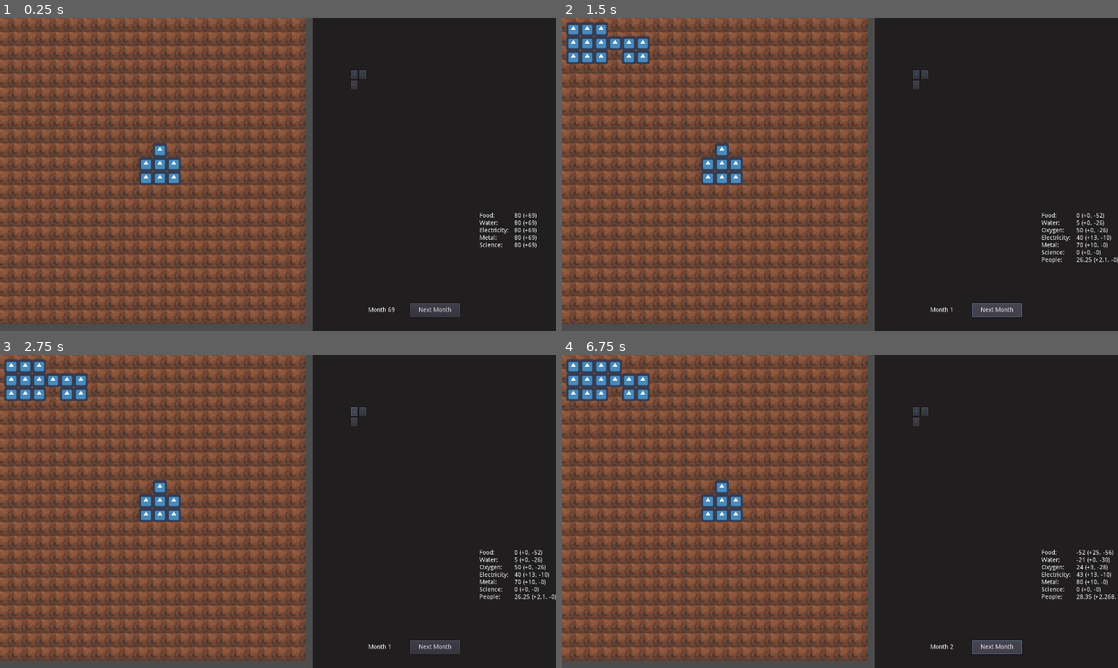
Above: before the commit, frames 1-4 (two rows, left to right).
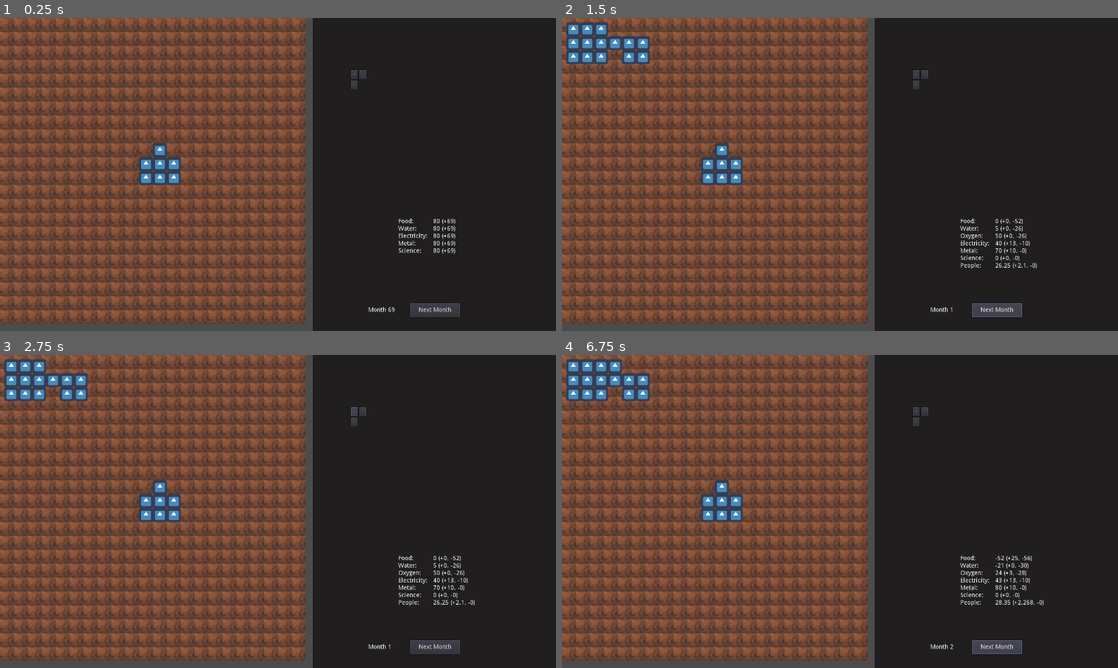
Above: after the commit, the same moments.

Repository: sirknightj/CEV-1
Game: Godot game, scene res://scenes/MainGameScene.tscn
Same seed, same stepped clock (60 frames per second), same inputs: the game is played once before the commit and once after it. The engine's default icon, where the game draws it, is replaced by a stand-in: a white triangle on a blue panel in a dark square.
Inputs (mouse positions are in pixels of both pictures, inside the frame that each line leads up to):
- Up to frame 1 (0.25 s): no input
- Up to frame 2 (1.5 s): click "Next Month" at 0.5 s; click "Next Month" at 1.25 s
- Up to frame 3 (2.75 s): click (355, 411) at 2 s
- Up to frame 4 (6.75 s): click (923, 411) at 2.75 s; click (917, 420) at 3.5 s; click (917, 411) at 4.25 s; click (923, 411) at 5 s; click (917, 420) at 5.75 s; click "Next Month" at 6.5 s

The runs differ from the first frame. In frame 1, 0.6% of the frame differs, in the area x 71-97%, y 62-76%; in frame 2, 0.9%; in frame 3, 0.9%; in frame 4, 1.0%, in the area x 71-100%, y 62-81%.

Commit message:
Move Sidebar data over and add export config + Fix non-existent signal (though it is still non-used)

Diff:
--- a/source/scenes/Sidebar.tscn
+++ b/source/scenes/Sidebar.tscn
@@ -32,10 +32,10 @@
 valign = 1
 
 [node name="ResourceLabel" type="Label" parent="."]
-margin_left = 384.0
-margin_top = 448.0
-margin_right = 451.0
-margin_bottom = 547.0
+margin_left = 197.0
+margin_top = 461.0
+margin_right = 264.0
+margin_bottom = 560.0
 text = "Food:
 Water:
 Electricity:
@@ -43,10 +43,10 @@
 Science:"
 
 [node name="ResourceCounts" type="Label" parent="."]
-margin_left = 464.0
-margin_top = 448.0
-margin_right = 516.0
-margin_bottom = 530.0
+margin_left = 277.0
+margin_top = 461.0
+margin_right = 329.0
+margin_bottom = 543.0
 text = "80 (+69)
 80 (+69)
 80 (+69)
--- a/source/scripts/MainGameScene.gd
+++ b/source/scripts/MainGameScene.gd
@@ -1,5 +1,7 @@
 extends Node2D
 class_name Game
+
+signal next_turn
 
 class BuildingStats:
 	var shape : Array
Not shown, added: source/export_presets.cfg
